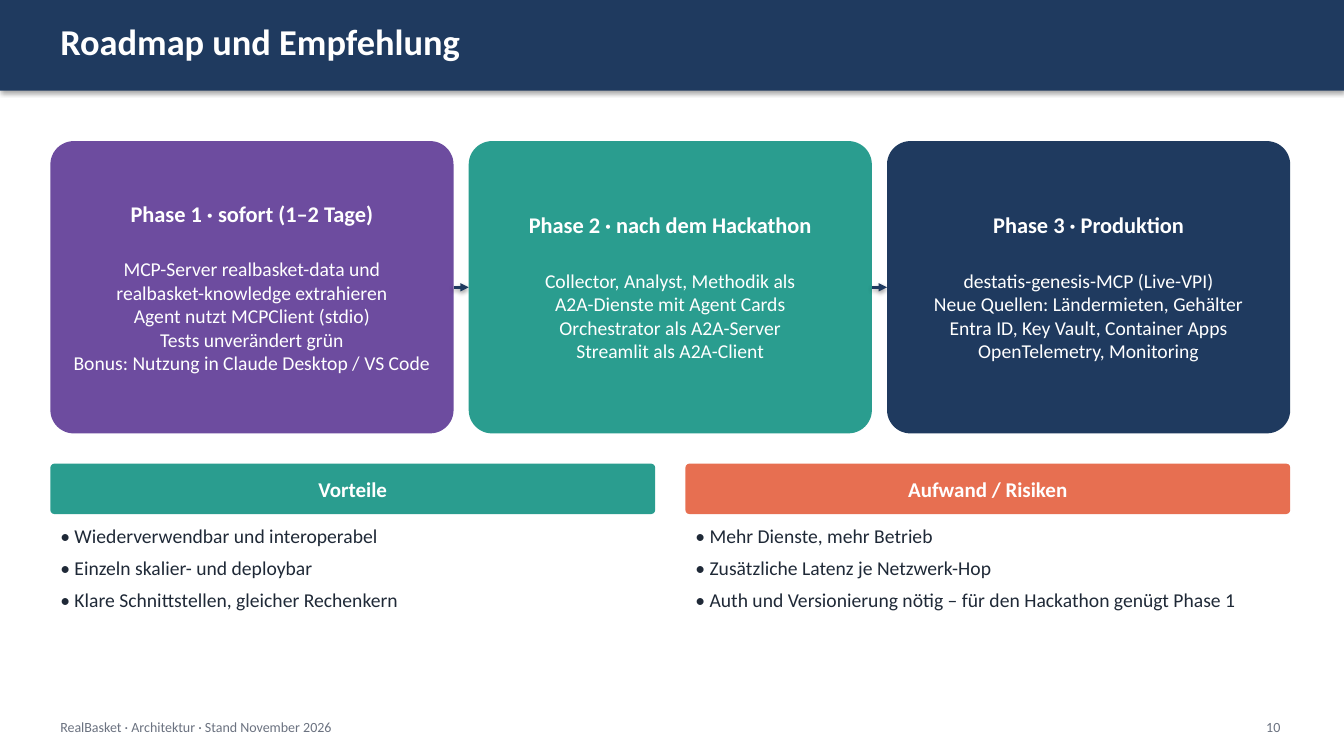
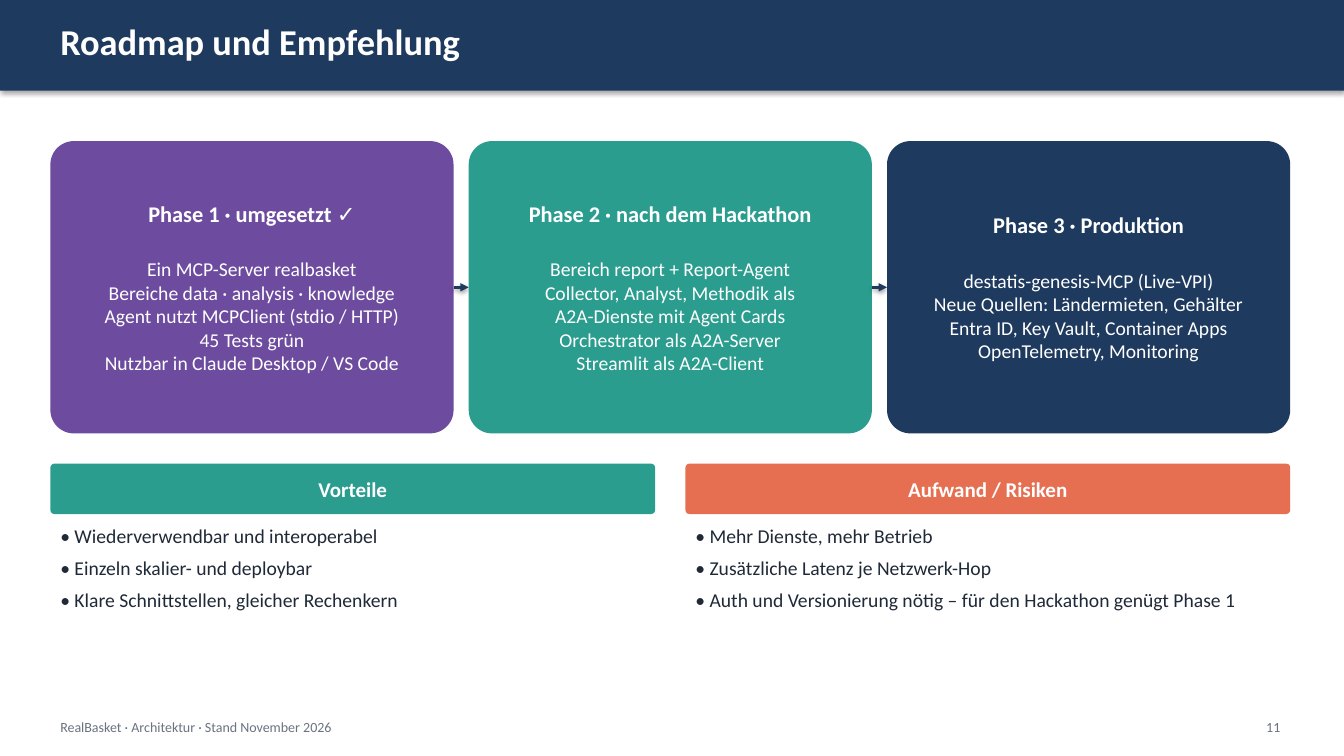
Before and after one commit to ValentinIliu1212/real-basket, a slide deck: slide 11 of docs/architecture/RealBasket_Architektur_Vorschlag_MCP_A2A.pptx (slide 10 before the commit). Drawn at 1344x756 pixels with LibreOffice and Linux fonts; fonts in the diff are those of the drawing. Boxes give left, top, right and bottom in pixels: in the first picture for what was removed or moved away, otherwise in the second. Text is boxed around its words. In the diff, an @@ line names an element or a change of style, - is before the commit and + after.

Commit message:
MCP phase 1: one MCP server 'realbasket' with areas data, analysis, knowledge
- mcp_servers/server.py builds one server from data_tools, analysis_tools, knowledge_tools (--areas for a later split); console script real-basket-mcp

- analysis tools (investigate_deviation, get_regional_rents) moved from in-process Strands tools to MCP

- orchestrator uses a single MCPClient (stdio or MCP_URL); collector sub-agent filtered to get_prices

- fix: investigate_deviation(level=category) no longer overwrites the driver list with category labels

- 45 tests incl. MCP contract and stdio end-to-end tests; README, process doc and architecture decks updated

```diff
--- a/docs/architecture/RealBasket_Architektur_Vorschlag_MCP_A2A.pptx
+++ b/docs/architecture/RealBasket_Architektur_Vorschlag_MCP_A2A.pptx
@@ text in rounded rectangle at (x1=105, y1=206, x2=399, y2=373): text changed @@
-Phase 1 · sofort (1–2 Tage)
-MCP-Server realbasket-data und
-realbasket-knowledge extrahieren
-Agent nutzt MCPClient (stdio)
-Tests unverändert grün
-Bonus: Nutzung in Claude Desktop / VS Code
+Phase 1 · umgesetzt ✓
+Ein MCP-Server realbasket
+Bereiche data · analysis · knowledge
+Agent nutzt MCPClient (stdio / HTTP)
+45 Tests grün
+Nutzbar in Claude Desktop / VS Code
@@ text in rounded rectangle at (x1=550, y1=262, x2=789, y2=280): paragraph added @@
+Bereich report + Report-Agent
@@ text at (x1=1266, y1=723, x2=1280, y2=732): text changed @@
-10
+11
```
Also in this commit, not shown: 8 other slides changed, 1 slide added, 22 other files.
